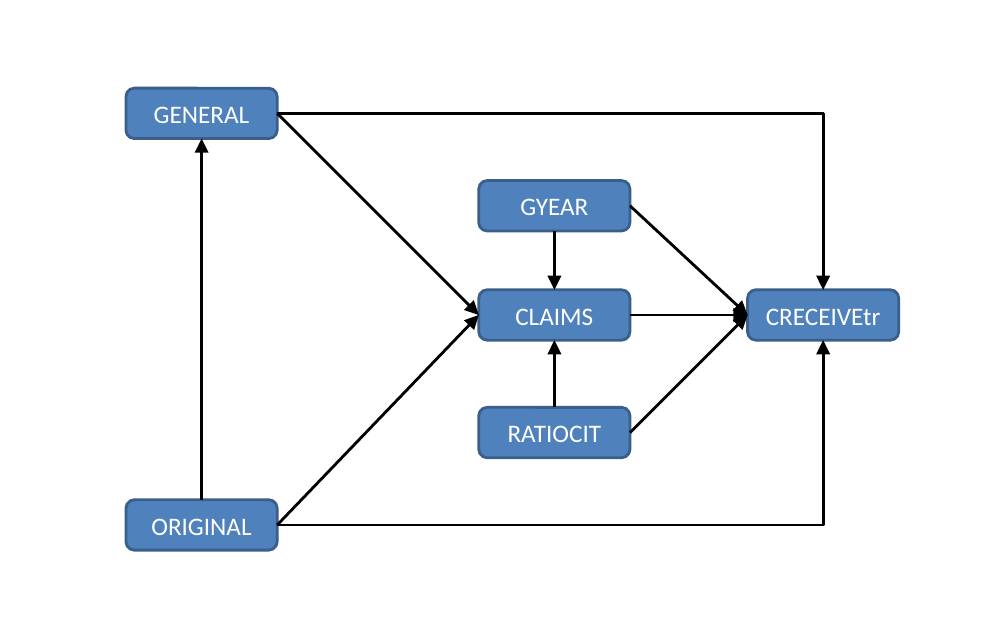
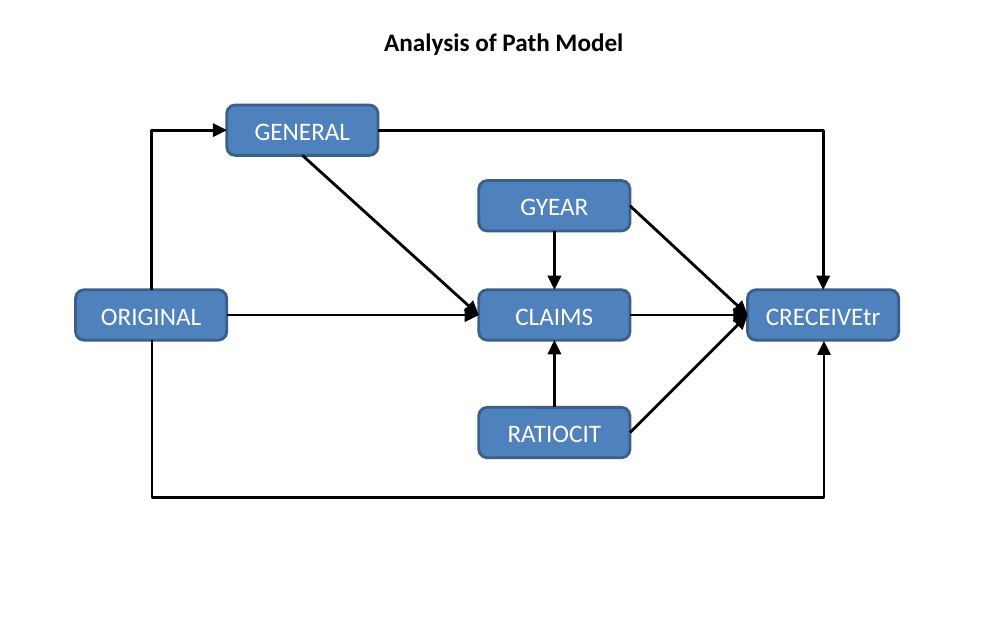
Before and after one commit to SLU-Courses-Townes/SOC6100, a slide deck: slide 1 of Assignments/Assignment03/Docs/Townes_SOC6100_Assignment03_PathModel_Diagram_v00.pptx. Drawn at 1008x630 pixels with LibreOffice and Linux fonts; fonts in the diff are those of the drawing. Boxes give left, top, right and bottom in pixels: in the first picture for what was removed or moved away, otherwise in the second. Text is boxed around its words. In the diff, an @@ line names an element or a change of style, - is before the commit and + after.

Commit message:
Updated Assignment 03 path model

```diff
--- a/Assignments/Assignment03/Docs/Townes_SOC6100_Assignment03_PathModel_Diagram_v00.pptx
+++ b/Assignments/Assignment03/Docs/Townes_SOC6100_Assignment03_PathModel_Diagram_v00.pptx
@@ text added at <box>384,33,623,55</box>, 18 pt, text #000000, bold @@
+Analysis of Path Model
@@ rounded rectangle "GENERAL": place and size @@
-rounded rectangle "GENERAL" at <box>126,89,277,139</box>
+rounded rectangle "GENERAL" at <box>227,105,378,155</box>
@@ elbow arrow added from (151, 290) to (227, 130), #000000 2 pt @@
@@ arrow removed from (202, 500) to (202, 139) @@
@@ elbow arrow moved from (277, 113) - (824, 290) to (378, 130) - (824, 290) @@
@@ arrow moved from (277, 113) - (479, 314) to (302, 155) - (479, 314) @@
@@ rounded rectangle "ORIGINAL": place and size @@
-rounded rectangle "ORIGINAL" at <box>126,500,277,550</box>
+rounded rectangle "ORIGINAL" at <box>76,290,227,341</box>
@@ arrow moved from (277, 525) - (479, 314) to (227, 314) - (479, 314) @@
@@ elbow arrow moved from (277, 525) - (824, 341) to (152, 340) - (824, 341) @@
```
Also in this commit, not shown: 1 other slide changed.
